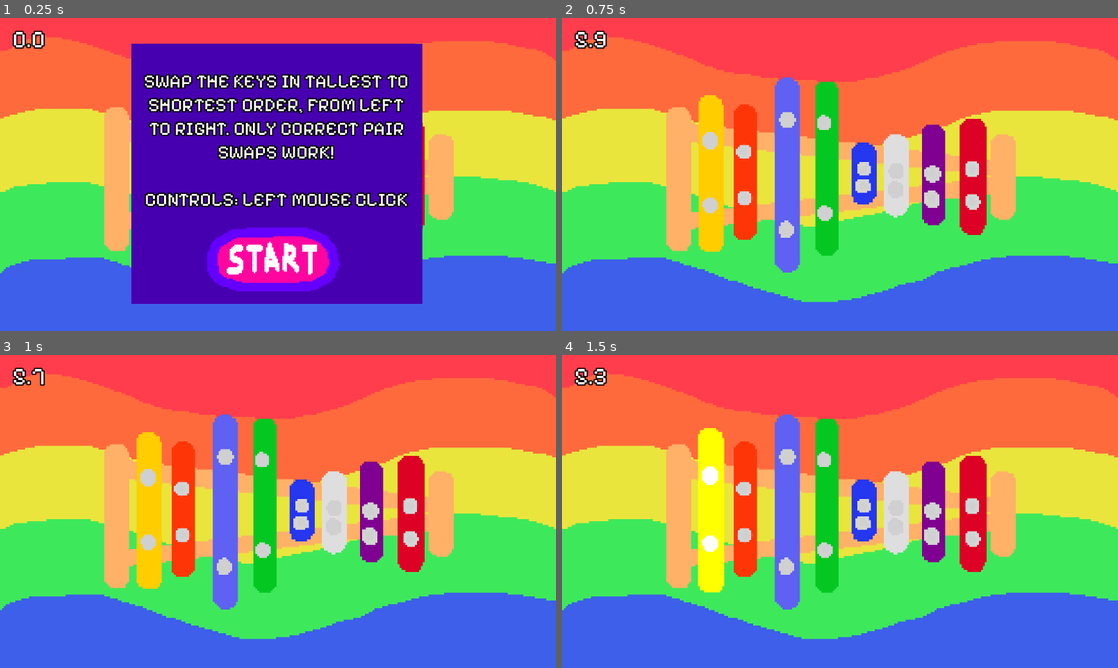
Above: before the commit, frames 1-4 (two rows, left to right).
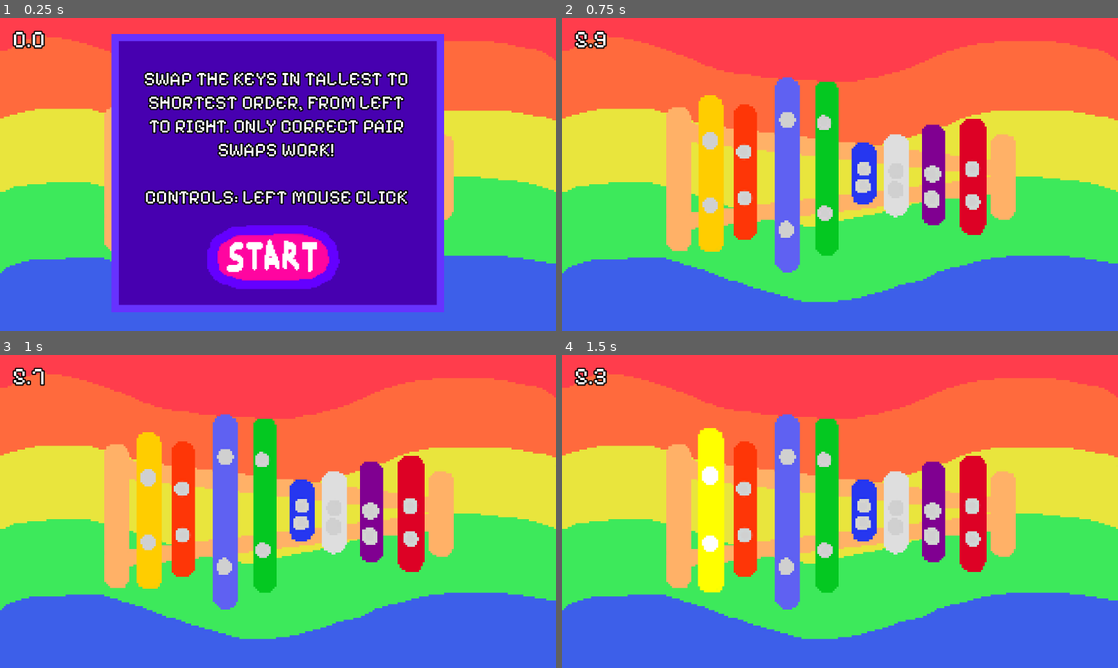
Above: after the commit, the same moments.

Repository: awesomesauce4646/tempo_surge
Game: Godot game, scene res://scenes/minigame_4.tscn
Two runs of this game, one before a commit and one after it. Both use one fixed random seed, a clock stepped at 60 frames per second and the inputs below. This scene is started directly instead of the project's main scene.
Inputs (mouse positions are in pixels of both pictures, inside the frame that each line leads up to; where the layout moved, square brackets give the same spot in the first picture):
- Up to frame 1 (0.25 s): no input
- Up to frame 2 (0.75 s): click (834, 255) [834, 259] at 0.5 s
- Up to frame 3 (1 s): no input
- Up to frame 4 (1.5 s): click (712, 514) at 1.25 s

The runs differ from the first frame. In frame 1, 18% of the frame differs, in the area x 20-80%, y 5-94%; in frame 2, nothing differs; in frame 3, nothing differs; in frame 4, nothing differs.

Commit message:
start replacing colorrects with panels for instruction bg to make it look nicer

Diff:
--- a/gds/minigame_2.gd
+++ b/gds/minigame_2.gd
@@ -4,7 +4,7 @@
 @onready var noteTwo: TextureButton = $Button_2
 @onready var noteThree: TextureButton = $Button_3
 @onready var noteFour: TextureButton = $Button_4
-@onready var instructions: ColorRect = $InstructionBg
+@onready var instructions: Panel = $InstructionBg
 
 var buttons_pressed := 0
 var timer_end = false
--- a/gds/minigame_4.gd
+++ b/gds/minigame_4.gd
@@ -9,7 +9,7 @@
 @onready var x6: TextureButton = $Seven
 @onready var x7: TextureButton = $Six
 @onready var x8: TextureButton = $Five
-@onready var instructions: ColorRect = $InstructionBg
+@onready var instructions: Panel = $InstructionBg
 
 const HOVER_MULT := 1.05
 const HOVER_TIME := 0.12
--- a/scenes/minigame_2.tscn
+++ b/scenes/minigame_2.tscn
@@ -8,6 +8,14 @@
 [ext_resource type="FontFile" uid="uid://v2lc0jgyarh8" path="res://PixelifySans-VariableFont_wght.ttf" id="6_c3ytc"]
 [ext_resource type="Texture2D" uid="uid://b44xrv7rqmoda" path="res://assets/start_tempo.png.png" id="7_eachr"]
 [ext_resource type="Script" uid="uid://4amyffha4f7s" path="res://scenes/buttonHover.gd" id="8_6tcq3"]
+
+[sub_resource type="StyleBoxFlat" id="StyleBoxFlat_kptrr"]
+bg_color = Color(0.2784314, 0, 0.6901961, 1)
+border_width_left = 15
+border_width_top = 15
+border_width_right = 15
+border_width_bottom = 15
+border_color = Color(0.40285927, 0.19668385, 0.99999994, 1)
 
 [node name="Minigame_2" type="Node2D" unique_id=809752430]
 script = ExtResource("1_dqa6p")
@@ -61,19 +69,19 @@
 [node name="Timer" parent="." unique_id=93331502 instance=ExtResource("5_6co8m")]
 position = Vector2(16, -4)
 
-[node name="InstructionBg" type="ColorRect" parent="." unique_id=82123844]
-offset_left = 272.0
-offset_top = 53.0
-offset_right = 875.0
-offset_bottom = 592.0
-color = Color(0.27688348, 0.0006513053, 0.690726, 1)
+[node name="InstructionBg" type="Panel" parent="." unique_id=847347550]
+offset_left = 241.0
+offset_top = 26.0
+offset_right = 892.0
+offset_bottom = 616.0
+theme_override_styles/panel = SubResource("StyleBoxFlat_kptrr")
 
 [node name="Instructions" type="RichTextLabel" parent="InstructionBg" unique_id=336990947]
 layout_mode = 0
-offset_left = 27.0
-offset_top = -5.0
-offset_right = 584.0
-offset_bottom = 343.0
+offset_left = 48.0
+offset_top = 31.0
+offset_right = 605.0
+offset_bottom = 379.0
 theme_override_colors/font_outline_color = Color(0, 0, 0, 1)
 theme_override_constants/outline_size = 10
 theme_override_fonts/normal_font = ExtResource("6_c3ytc")
@@ -86,10 +94,10 @@
 
 [node name="Start" type="TextureButton" parent="InstructionBg" unique_id=1796145942]
 layout_mode = 0
-offset_left = 151.0
-offset_top = 381.0
-offset_right = 435.0
-offset_bottom = 513.0
+offset_left = 186.0
+offset_top = 412.0
+offset_right = 470.0
+offset_bottom = 544.0
 texture_normal = ExtResource("7_eachr")
 ignore_texture_size = true
 stretch_mode = 0
--- a/scenes/minigame_4.tscn
+++ b/scenes/minigame_4.tscn
@@ -22,6 +22,15 @@
 [ext_resource type="Script" uid="uid://brfy411r3ebs" path="res://gds/7.gd" id="18_jbecl"]
 [ext_resource type="Script" uid="uid://bhgu4l8uk8ro8" path="res://gds/8.gd" id="20_2ar1m"]
 [ext_resource type="Texture2D" uid="uid://b44xrv7rqmoda" path="res://assets/start_tempo.png.png" id="22_otrfb"]
+[ext_resource type="Script" uid="uid://4amyffha4f7s" path="res://scenes/buttonHover.gd" id="23_ikgmd"]
+
+[sub_resource type="StyleBoxFlat" id="StyleBoxFlat_7304a"]
+bg_color = Color(0.2784314, 0, 0.6901961, 1)
+border_width_left = 15
+border_width_top = 15
+border_width_right = 15
+border_width_bottom = 15
+border_color = Color(0.40392157, 0.19607843, 1, 1)
 
 [node name="Minigame_4" type="Node2D" unique_id=734237319]
 script = ExtResource("1_drpx1")
@@ -104,19 +113,19 @@
 texture_normal = ExtResource("7_73u4g")
 script = ExtResource("20_2ar1m")
 
-[node name="InstructionBg" type="ColorRect" parent="." unique_id=21533643]
-offset_left = 272.0
-offset_top = 53.0
-offset_right = 875.0
-offset_bottom = 592.0
-color = Color(0.27688348, 0.0006513053, 0.690726, 1)
+[node name="InstructionBg" type="Panel" parent="." unique_id=550580213]
+offset_left = 231.0
+offset_top = 33.0
+offset_right = 920.0
+offset_bottom = 609.0
+theme_override_styles/panel = SubResource("StyleBoxFlat_7304a")
 
 [node name="Instructions" type="RichTextLabel" parent="InstructionBg" unique_id=1192304269]
 layout_mode = 0
-offset_left = 22.0
-offset_top = 54.0
-offset_right = 579.0
-offset_bottom = 402.0
+offset_left = 63.0
+offset_top = 69.0
+offset_right = 620.0
+offset_bottom = 417.0
 theme_override_colors/font_outline_color = Color(0, 0, 0, 1)
 theme_override_constants/outline_size = 10
 theme_override_fonts/normal_font = ExtResource("7_s0say")
@@ -128,12 +137,13 @@
 
 [node name="Start" type="TextureButton" parent="InstructionBg" unique_id=390575612]
 layout_mode = 0
-offset_left = 151.0
-offset_top = 381.0
-offset_right = 435.0
-offset_bottom = 513.0
+offset_left = 192.0
+offset_top = 396.0
+offset_right = 476.0
+offset_bottom = 528.0
 texture_normal = ExtResource("22_otrfb")
 ignore_texture_size = true
 stretch_mode = 0
+script = ExtResource("23_ikgmd")
 
 [connection signal="pressed" from="InstructionBg/Start" to="." method="_on_start_pressed"]
